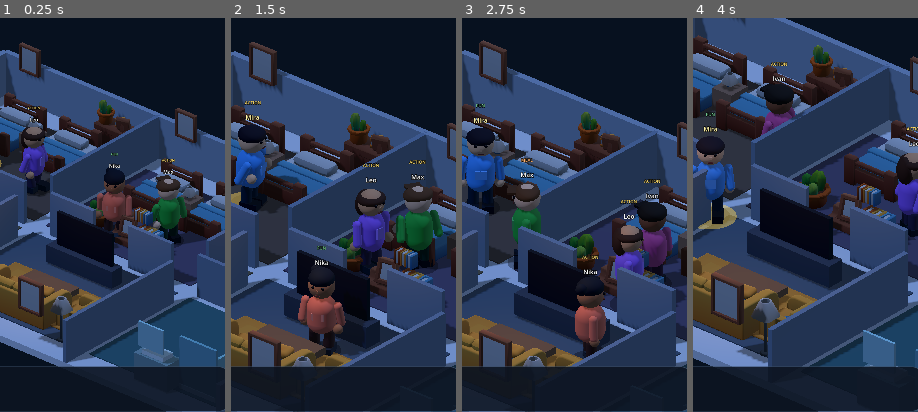
Above: before the commit, frames 1-4 (left to right).
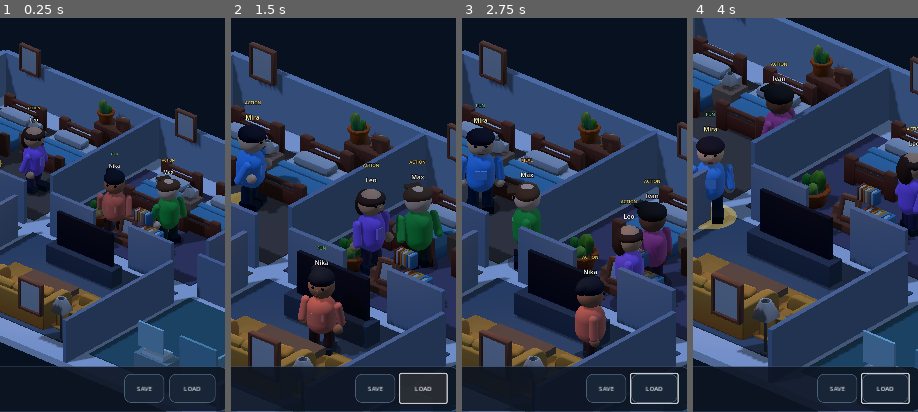
Above: after the commit, the same moments.

Repository: motomotoo2001-maker/lifebox-live
Game: Godot game, scene res://scenes/main/lifebox_live.tscn
Two runs of this game, one before a commit and one after it. Both use one fixed random seed, a clock stepped at 60 frames per second and the inputs below.
Inputs (mouse positions are % of the whole screen's width and height, from its top left):
- Up to frame 1 (0.25 s): no input
- Up to frame 2 (1.5 s): click (78, 78) at 0.5 s, where only the run after the commit has a clickable "SAVE"; click (89, 78) at 1.25 s, where only the run after the commit has a clickable "LOAD"
- Up to frame 3 (2.75 s): move the mouse to (72, 45) at 2.02 s; tap L at 2.1 s; click (72, 45) at 2.17 s
- Up to frame 4 (4 s): move the mouse to (30, 55) at 2.77 s; hold S 2.78-3.53 s; tap L at 2.85, 3.8 s; move the mouse to (60, 28) at 3.52 s; tap C at 3.6 s
The pictures show only the part of the screen within x 46-96%, y 31-81%; the shares and areas given below are measured in that part.

The runs differ from the first frame. In frame 1, 0.4% of the frame differs, in the area x 55-96%, y 90-98%; in frame 2, 1.5%, in the area x 55-97%, y 90-98%; in frame 3, 0.6%; in frame 4, 0.6%.
Error after the commit: Parse Error: Cannot get return value of call to "store_string()" because it returns "void". (res://scripts/persistence/save_service.gd:34)

Commit message:
feat: expose deterministic quicksave and restore

Diff:
--- a/scenes/ui/visual_hud.tscn
+++ b/scenes/ui/visual_hud.tscn
@@ -95,9 +95,23 @@
 [node name="EventLabel" type="Label" parent="EventPanel"]
 offset_left = 20.0
 offset_top = 18.0
-offset_right = 656.0
+offset_right = 500.0
 offset_bottom = 52.0
 text = "Simulation online"
+
+[node name="SaveButton" type="Button" parent="EventPanel"]
+offset_left = 510.0
+offset_top = 12.0
+offset_right = 574.0
+offset_bottom = 58.0
+text = "SAVE"
+
+[node name="LoadButton" type="Button" parent="EventPanel"]
+offset_left = 582.0
+offset_top = 12.0
+offset_right = 656.0
+offset_bottom = 58.0
+text = "LOAD"
 
 [node name="ResidentPanel" type="Panel" parent="."]
 layout_mode = 0
--- a/scripts/debug/visual_showcase_bootstrap.gd
+++ b/scripts/debug/visual_showcase_bootstrap.gd
@@ -1,5 +1,7 @@
 class_name VisualShowcaseBootstrap
 extends Node3D
+
+const QUICKSAVE_PATH := "user://lifebox_quicksave.save"
 
 @onready var shell: VisualSimulationShell = $VisualSimulationShell
 @onready var runtime_objects: Node = $RuntimeObjects
@@ -23,7 +25,62 @@
 	_build_world()
 	shell.bind_world(_world)
 	shell.select_resident(&"resident_001")
+	if not shell.hud.save_requested.is_connected(save_game):
+		shell.hud.save_requested.connect(save_game)
+	if not shell.hud.load_requested.is_connected(load_game):
+		shell.hud.load_requested.connect(load_game)
 	shell.hud.set_latest_event("Autonomous household online")
+
+func save_game() -> bool:
+	var snapshot := WorldSnapshotCodec.encode(_world)
+	if snapshot.is_empty():
+		shell.hud.set_latest_event("Save failed: empty world snapshot")
+		return false
+
+	var envelope := SaveSchema.create_envelope(snapshot)
+	if not SaveService.save_envelope(QUICKSAVE_PATH, envelope):
+		shell.hud.set_latest_event("Save failed")
+		return false
+
+	shell.hud.set_latest_event("Game saved")
+	return true
+
+func load_game() -> bool:
+	var envelope := SaveService.load_envelope(QUICKSAVE_PATH)
+	if envelope.is_empty():
+		shell.hud.set_latest_event("No quicksave found")
+		return false
+	if not envelope.has("payload") or not envelope["payload"] is Dictionary:
+		shell.hud.set_latest_event("Load failed: invalid save")
+		return false
+
+	var selected_id := shell.selected_resident_id()
+	var errors := WorldSnapshotCodec.restore(_world, envelope["payload"])
+	if not errors.is_empty():
+		shell.hud.set_latest_event("Load failed: %s" % errors[0])
+		return false
+
+	if not shell.bind_world(_world):
+		shell.hud.set_latest_event("Load failed: visual rebind")
+		return false
+	if selected_id != &"" and _world.get_character(selected_id) != null:
+		shell.select_resident(selected_id, false)
+
+	shell.hud.set_latest_event("Game loaded")
+	return true
+
+func _unhandled_input(event: InputEvent) -> void:
+	if not event is InputEventKey:
+		return
+	var key_event := event as InputEventKey
+	if not key_event.pressed or key_event.echo or not key_event.ctrl_pressed:
+		return
+	if key_event.keycode == KEY_S:
+		save_game()
+		get_viewport().set_input_as_handled()
+	elif key_event.keycode == KEY_L:
+		load_game()
+		get_viewport().set_input_as_handled()
 
 func _process(delta: float) -> void:
 	_update_time_of_day_visuals()
--- a/scripts/presentation/ui/visual_hud.gd
+++ b/scripts/presentation/ui/visual_hud.gd
@@ -2,11 +2,15 @@
 extends Control
 
 signal resident_requested(character_id: StringName)
+signal save_requested
+signal load_requested
 
 @onready var day_time_label: Label = $TopPanel/DayTimeLabel
 @onready var status_label: Label = $TopPanel/StatusLabel
 @onready var control_hint_label: Label = $TopPanel/ControlHintLabel
 @onready var event_label: Label = $EventPanel/EventLabel
+@onready var save_button: Button = $EventPanel/SaveButton
+@onready var load_button: Button = $EventPanel/LoadButton
 @onready var name_label: Label = $ResidentPanel/NameLabel
 @onready var schedule_label: Label = $ResidentPanel/ScheduleLabel
 @onready var goal_label: Label = $ResidentPanel/GoalLabel
@@ -44,6 +48,10 @@
 
 func _ready() -> void:
 	_connect_resident_buttons()
+	if not save_button.pressed.is_connected(_on_save_button_pressed):
+		save_button.pressed.connect(_on_save_button_pressed)
+	if not load_button.pressed.is_connected(_on_load_button_pressed):
+		load_button.pressed.connect(_on_load_button_pressed)
 	_apply_styles()
 	refresh()
 
@@ -136,6 +144,12 @@
 	comfort_label.text = "COMFORT %02d" % int(round(character.needs.comfort.value))
 	social_label.text = "SOCIAL %02d" % int(round(character.needs.social.value))
 	mood_label.text = "MOOD %02d" % int(round(character.needs.mood.value))
+
+func _on_save_button_pressed() -> void:
+	save_requested.emit()
+
+func _on_load_button_pressed() -> void:
+	load_requested.emit()
 
 func _connect_resident_buttons() -> void:
 	for index in range(resident_buttons.size()):
@@ -313,6 +327,14 @@
 	job_memory_label.add_theme_font_size_override("font_size", 12)
 	job_memory_label.modulate = Color("b7c2d0")
 	event_label.add_theme_font_size_override("font_size", 14)
+	for action_button in [save_button, load_button]:
+		action_button.add_theme_font_size_override("font_size", 10)
+		var action_style := StyleBoxFlat.new()
+		action_style.bg_color = Color("172536")
+		action_style.border_color = Color("50677f")
+		action_style.set_border_width_all(1)
+		action_style.set_corner_radius_all(10)
+		action_button.add_theme_stylebox_override("normal", action_style)
 
 	for button in resident_buttons:
 		button.add_theme_font_size_override("font_size", 11)
--- a/tests/runtime/test_visual_hud_contract.gd
+++ b/tests/runtime/test_visual_hud_contract.gd
@@ -40,6 +40,8 @@
 		"TopPanel/ResidentStrip/ResidentButton6",
 		"EventPanel",
 		"EventPanel/EventLabel",
+		"EventPanel/SaveButton",
+		"EventPanel/LoadButton",
 		"ResidentPanel",
 		"ResidentPanel/NameLabel",
 		"ResidentPanel/ScheduleLabel",
@@ -66,6 +68,10 @@
 
 	if not hud.has_signal("resident_requested"):
 		failures.append("VisualHUD must expose resident_requested signal")
+	if not hud.has_signal("save_requested"):
+		failures.append("VisualHUD must expose save_requested signal")
+	if not hud.has_signal("load_requested"):
+		failures.append("VisualHUD must expose load_requested signal")
 
 	for method_name in [
 		"bind_world",
Not shown, added: docs/superpowers/plans/2026-10-06-quicksave-restore.md
Not shown, added: docs/superpowers/specs/2026-10-06-quicksave-restore-spec.md
